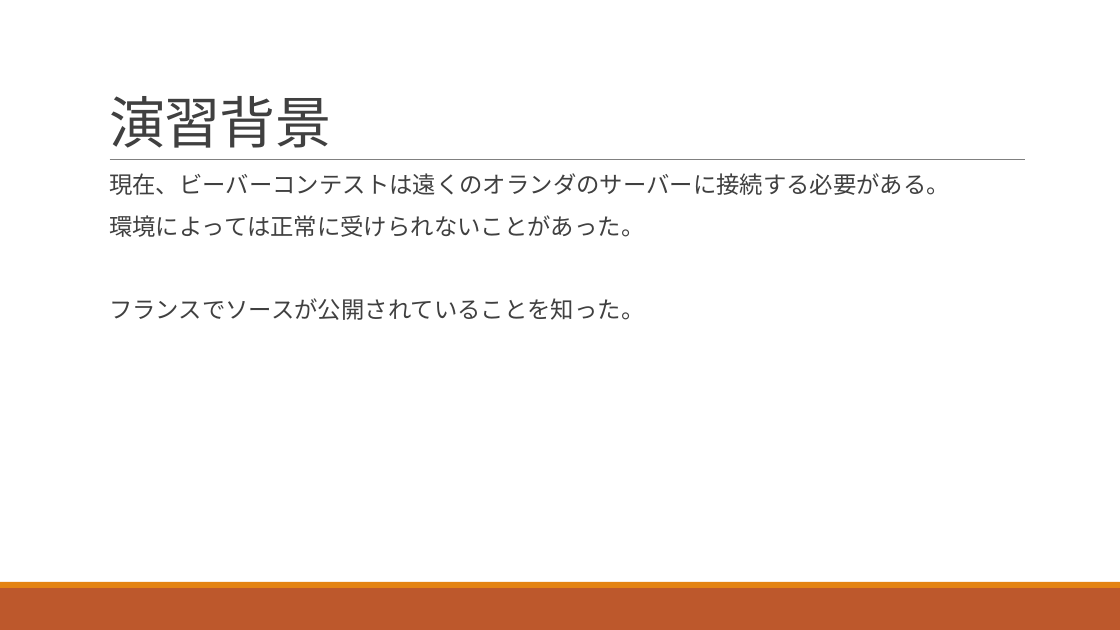
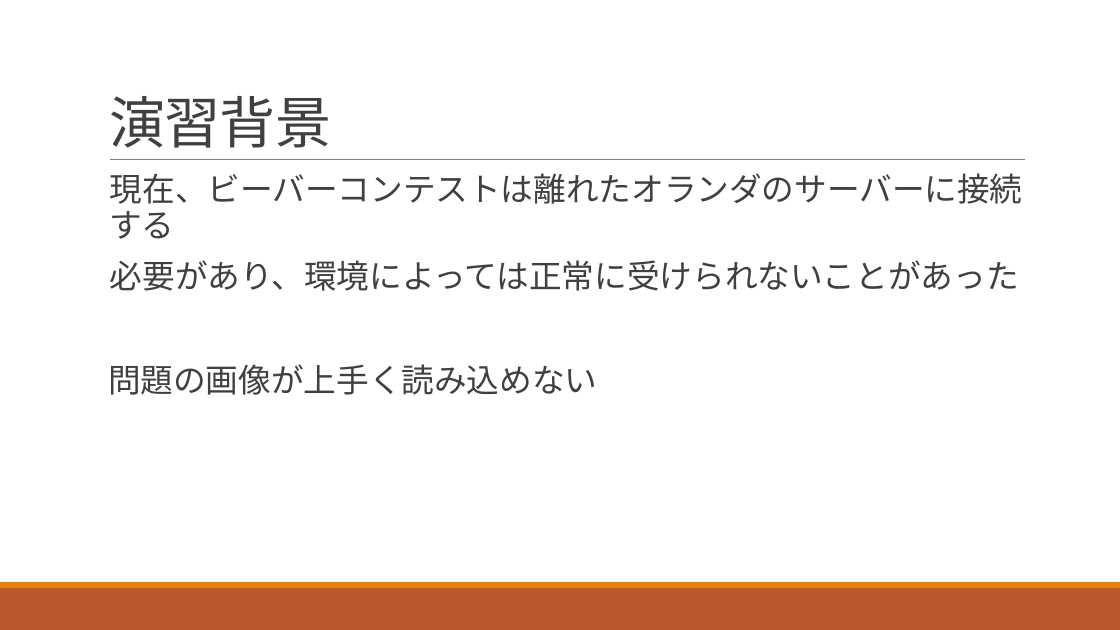
Before and after one commit to BebrasTeam/Bebras-Share, a slide deck: slide 5 of 中間発表/ビーバー中間発表.pptx. Drawn at 1120x630 pixels with LibreOffice and Linux fonts; fonts in the diff are those of the drawing. Boxes give left, top, right and bottom in pixels: in the first picture for what was removed or moved away, otherwise in the second. Text is boxed around its words. In the diff, an @@ line names an element or a change of style, - is before the commit and + after.

```diff
--- a/中間発表/ビーバー中間発表.pptx
+++ b/中間発表/ビーバー中間発表.pptx
@@ text at (108, 173, 1023, 395): text changed; size 20 to 28 pt @@
-  現在、ビーバーコンテストは遠くのオランダのサーバーに接続する必要がある。
-  環境によっては正常に受けられないことがあった。
-  フランスでソースが公開されていることを知った。
+  現在、ビーバーコンテストは離れたオランダのサーバーに接続する
+  必要があり、環境によっては正常に受けられないことがあった
+問題の画像が上手く読み込めない
```
Also in this commit, not shown: 2 other slides changed, 5 other files.
